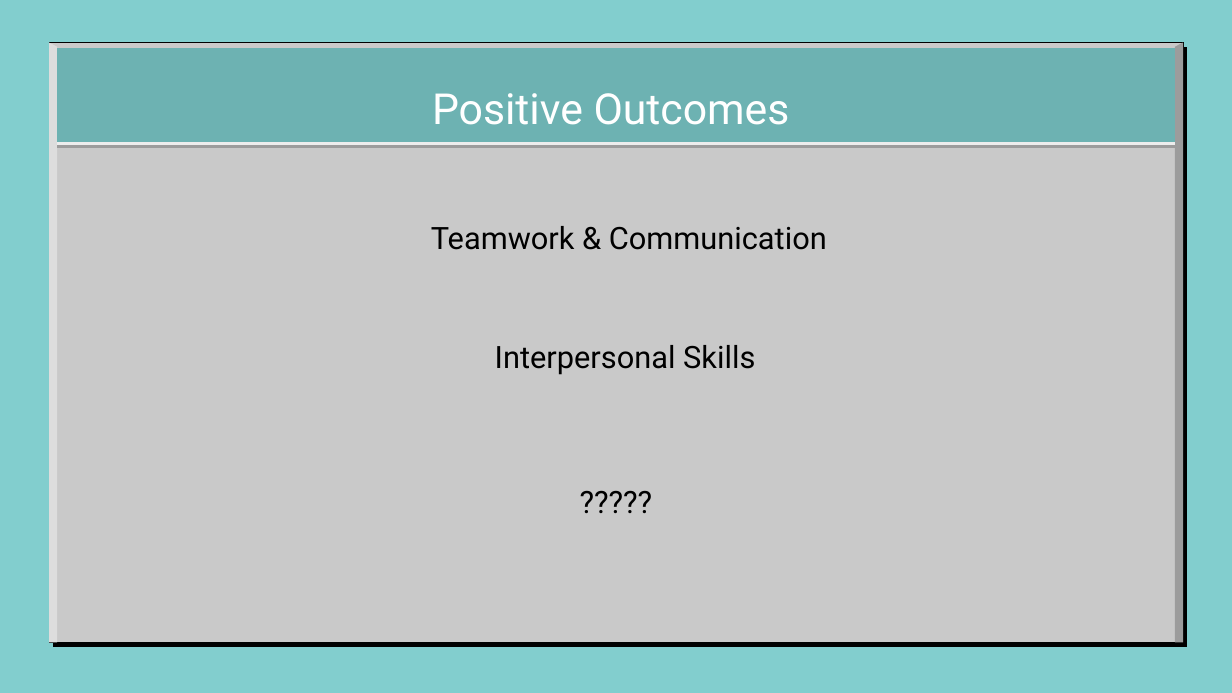
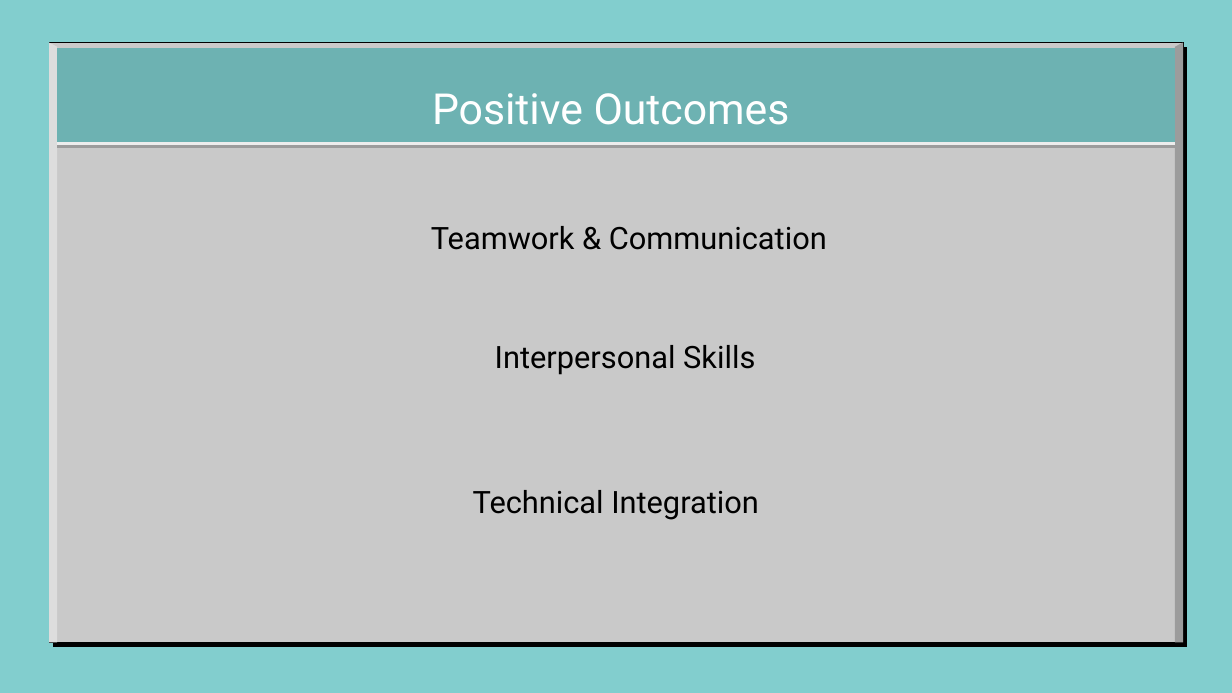
Before and after one commit to kabizzle/Word-Guessing-App, a slide deck: slide 10 of IT_Slides___1_.pptx. Drawn at 1232x693 pixels with LibreOffice and Linux fonts; fonts in the diff are those of the drawing; background and template pictures are left out. Boxes give left, top, right and bottom in pixels: in the first picture for what was removed or moved away, otherwise in the second. Text is boxed around its words. In the diff, an @@ line names an element or a change of style, - is before the commit and + after.

```diff
--- a/IT_Slides___1_.pptx
+++ b/IT_Slides___1_.pptx
@@ subtitle removed at bbox=[225, 471, 1005, 527] @@
-?????
@@ subtitle added at bbox=[473, 490, 759, 520], 18 pt, text #000000 @@
+Technical Integration
```
Also in this commit, not shown: 1 other slide changed.
